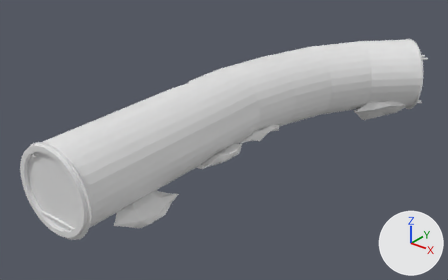
Renders of the FBX model Blender Files/Tunnel.fbx from each side of a commit.
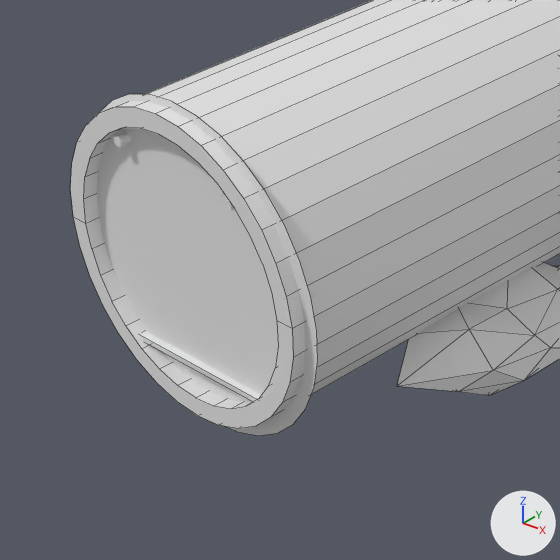
The first picture shows the older version from a 50 mm camera at (92.6, -89.7, 72.7) aimed at (3.9, 21.2, 4.0). The close-ups show both versions on the part from 0% to 36% of the width and 41% to 98% of the height of that picture; other places that the commit changed are outside them. Arrows for +X, +Y and +Z are at lower right; the lights stay in place. The close-ups show mesh edges as thin lines. Where no turn or scale is listed for an object, it has been applied to the vertices. Vertices at the same position are counted once.
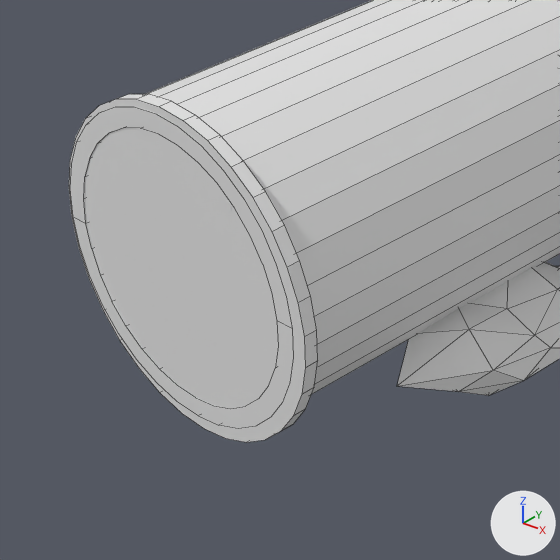
What changed in the scene script:
```text
Change me_circle_001:
    used by ob_circle_001; location = (0.38, -27.58, 9.92)
    remove me_circle_001.from_pydata(...)  # 32 vertices, 1 face; spans x -10.5..10.5, y 0.0, z -10.5..10.5
    add me_circle_001.from_pydata(...)  # 64 vertices, 34 faces; spans x -10.5..10.5, y -0.9..0.0, z -10.5..10.5
    me_circle_001 part 1
    1 face is deleted
    2 vertices are added at (-2.1, -0.8, 10.3), (-2.1, -0.8, -10.3)
    17 new vertices lie (0.0, -0.8, 0.0) away from vertices in x -10.5..2.0, y 0.0, z -10.5..10.5
    13 new vertices lie (0.0, -0.9, 0.0) away from vertices in x 4.0..10.5, y 0.0, z -9.7..9.7
    34 new faces join them
```

Where the change shows, as pixel boxes [x1, y1, x2, y2] in the close-ups (560 x 560 px):
'Circle.001', reshaped (13% wider): before [97, 94, 318, 436]; after [69, 94, 318, 442]
'Cube', unchanged, covered by the edit: before [141, 332, 261, 402]
